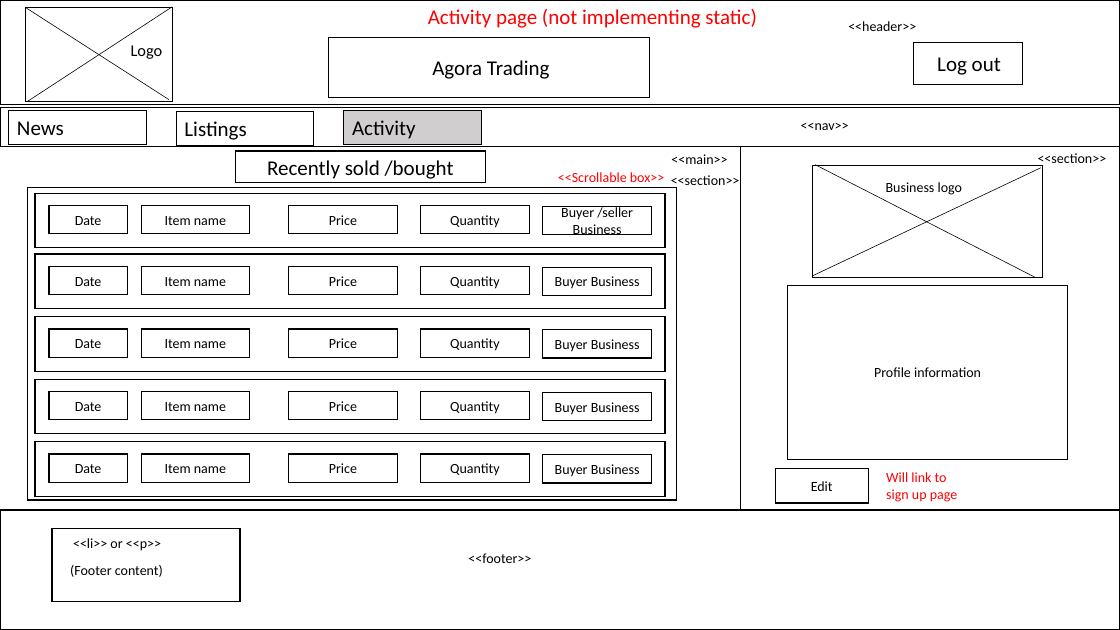
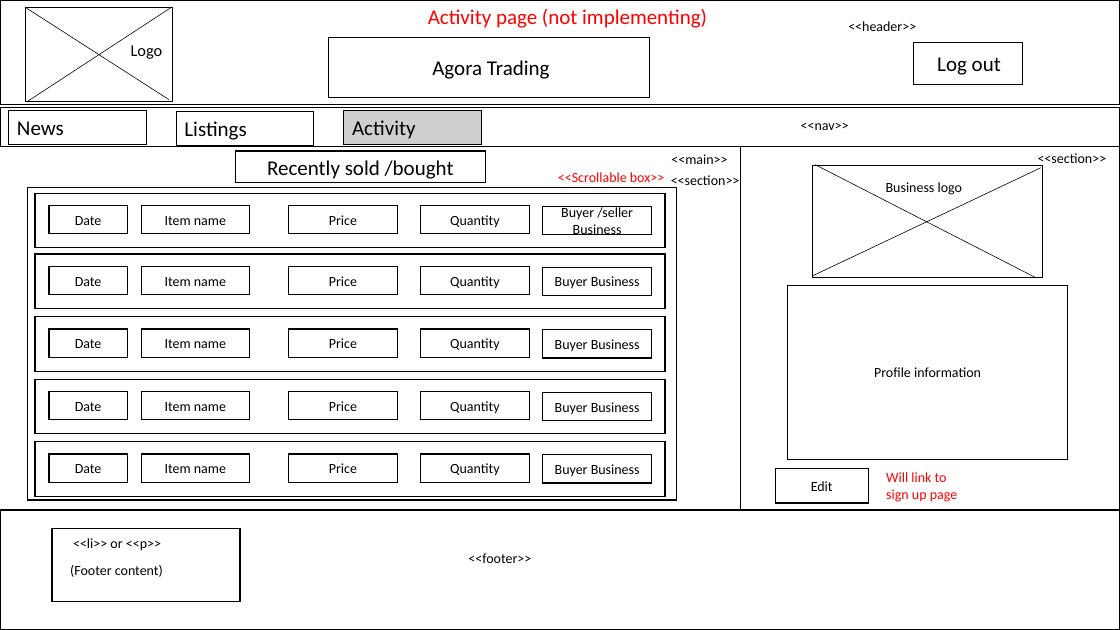
Before and after one commit to jameshutchy/Best-Practice-PHP, a slide deck: slide 11 of BCDE224 - Assessment 2 - James Hutchinson/BCDE244-Assesment 2 - James Hutchinson.pptx. Drawn at 1120x630 pixels with LibreOffice and Linux fonts; fonts in the diff are those of the drawing. Boxes give left, top, right and bottom in pixels: in the first picture for what was removed or moved away, otherwise in the second. Text is boxed around its words. In the diff, an @@ line names an element or a change of style, - is before the commit and + after.

```diff
--- a/BCDE224 - Assessment 2 - James Hutchinson/BCDE244-Assesment 2 - James Hutchinson.pptx
+++ b/BCDE224 - Assessment 2 - James Hutchinson/BCDE244-Assesment 2 - James Hutchinson.pptx
@@ text at (428,9,707,28): text changed @@
-Activity page (not implementing static)
+Activity page (not implementing)
```
Also in this commit, not shown: 8 other slides changed, 21 slides added, 1 slide removed, 10 other files.
